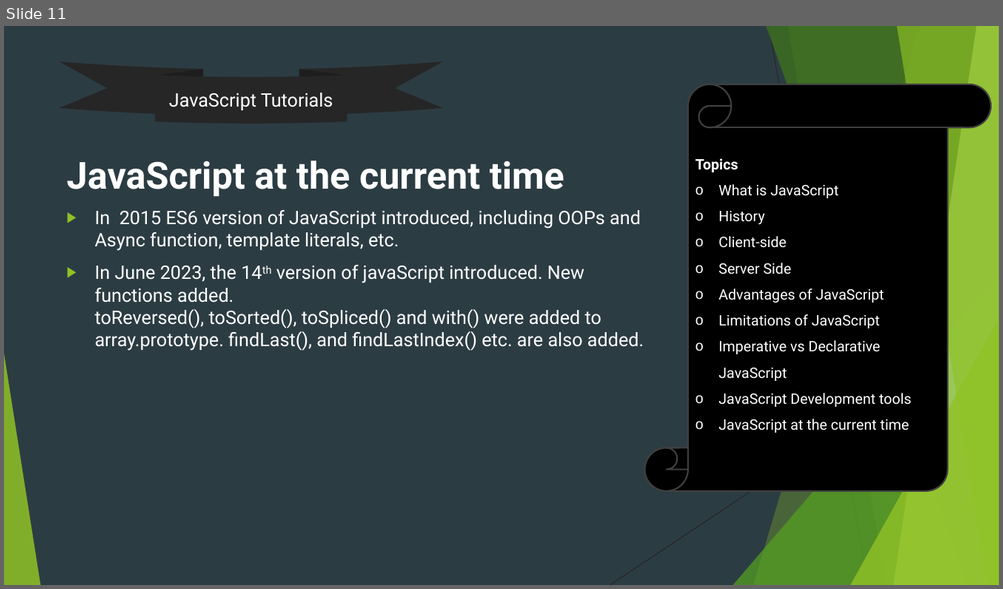
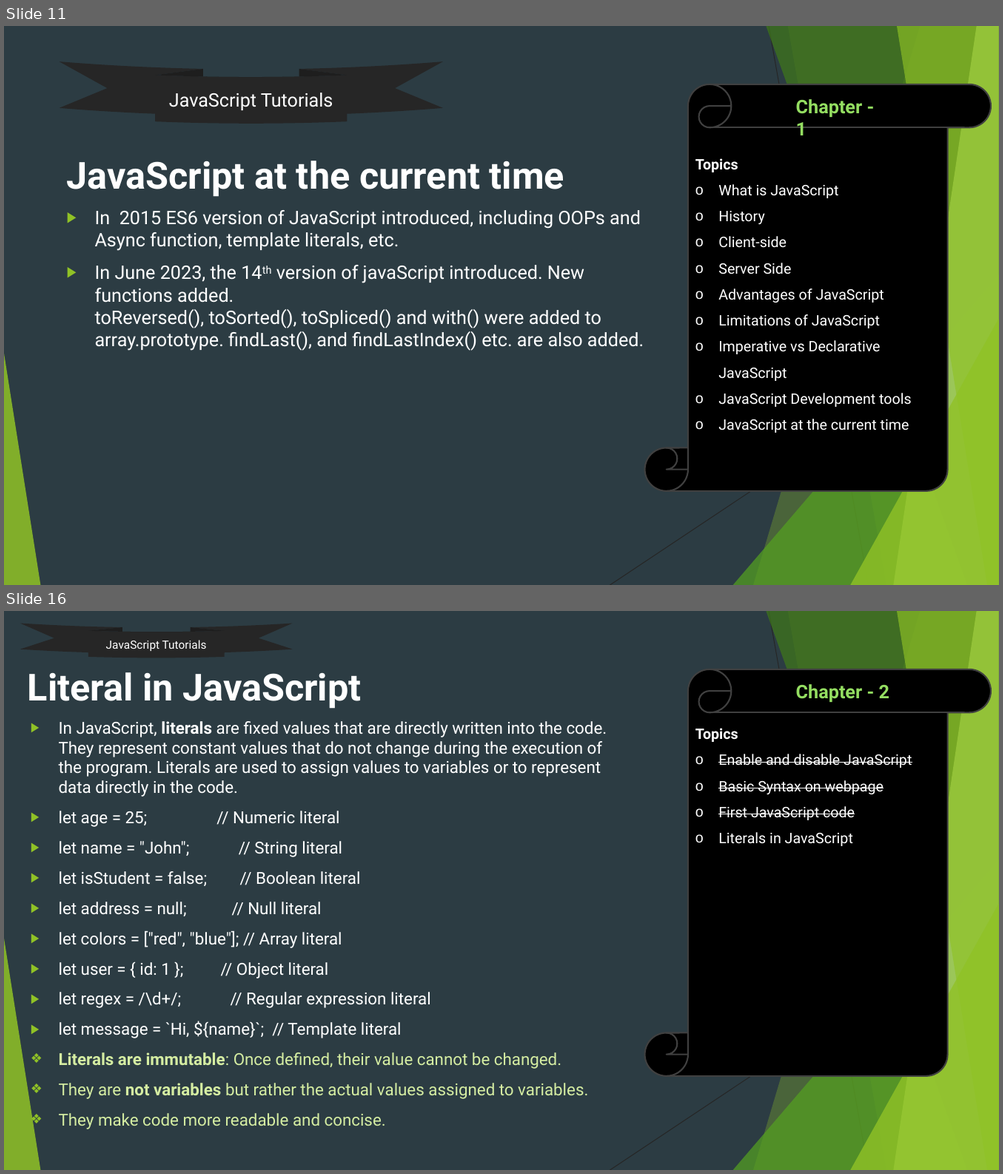
Before and after one commit to uidhtml/javascript-tutorials, a slide deck: Javascript Tutorials.pptx. Shown one above the other, each under a label of ours: slide 11 before the commit, slides 11 and 16 after it; the slides between them are not shown. The pictures are 1003x589 and 1003x1174 pixels, drawn with LibreOffice and Linux fonts; fonts in the diff are those of the drawing. Boxes give left, top, right and bottom in pixels: in the first picture for what was removed or moved away, otherwise in the second. Text is boxed around its words. In the diff, an @@ line names an element or a change of style, - is before the commit and + after.

Commit message:
Updated ppt file till chapter 4

```diff
--- a/Javascript Tutorials.pptx
+++ b/Javascript Tutorials.pptx
@@ slide 16 added at (4,611,999,1170), background #2C3C43; not listed: 10 template elements that a slide beside it also shows @@
@@ ellipse ribbon added at (20,623,293,658), fill #262626, 11 pt, text #FFFFFF @@
+JavaScript Tutorials
@@ title added at (28,672,361,709), 36 pt, text #FFFFFF, bold @@
+Literal in JavaScript
@@ vertical scroll added at (645,669,991,1076), fill #000000, outline #404040 1.5 pt, 14 pt, text #FFFFFF, strikethrough @@
+Topics
+o Enable and disable JavaScript
+o Basic Syntax on webpage
+o First JavaScript code
+o Literals in JavaScript
@@ text added at (796,684,889,702), 18 pt, text #94DE61, bold @@
+Chapter - 2
@@ text added at (59,721,607,1130), 16 pt, text #FFFFFF @@
+▶ In JavaScript, literals are fixed values that are directly written into the code. They represent constant values that do not change during the execution of the program. Literals are used to assign values to variables or to represent data directly in the code.
+▶ let age = 25; // Numeric literal
+▶ let name = "John"; // String literal
+▶ let isStudent = false; // Boolean literal
+▶ let address = null; // Null literal
+▶ let colors = ["red", "blue"]; // Array literal
+▶ let user = { id: 1 }; // Object literal
+▶ let regex = /\d+/; // Regular expression literal
+▶ let message = `Hi, ${name}`; // Template literal
+❖ Literals are immutable: Once defined, their value cannot be changed.
+❖ They are not variables but rather the actual values assigned to variables.
+❖ They make code more readable and concise.
@@ slide 11 changed as well @@
@@ text added at (796,99,862,136), 18 pt, text #94DE61, bold @@
+Chapter - 1
```
Also in this commit, not shown: 8 other slides changed, 8 other slides added.
